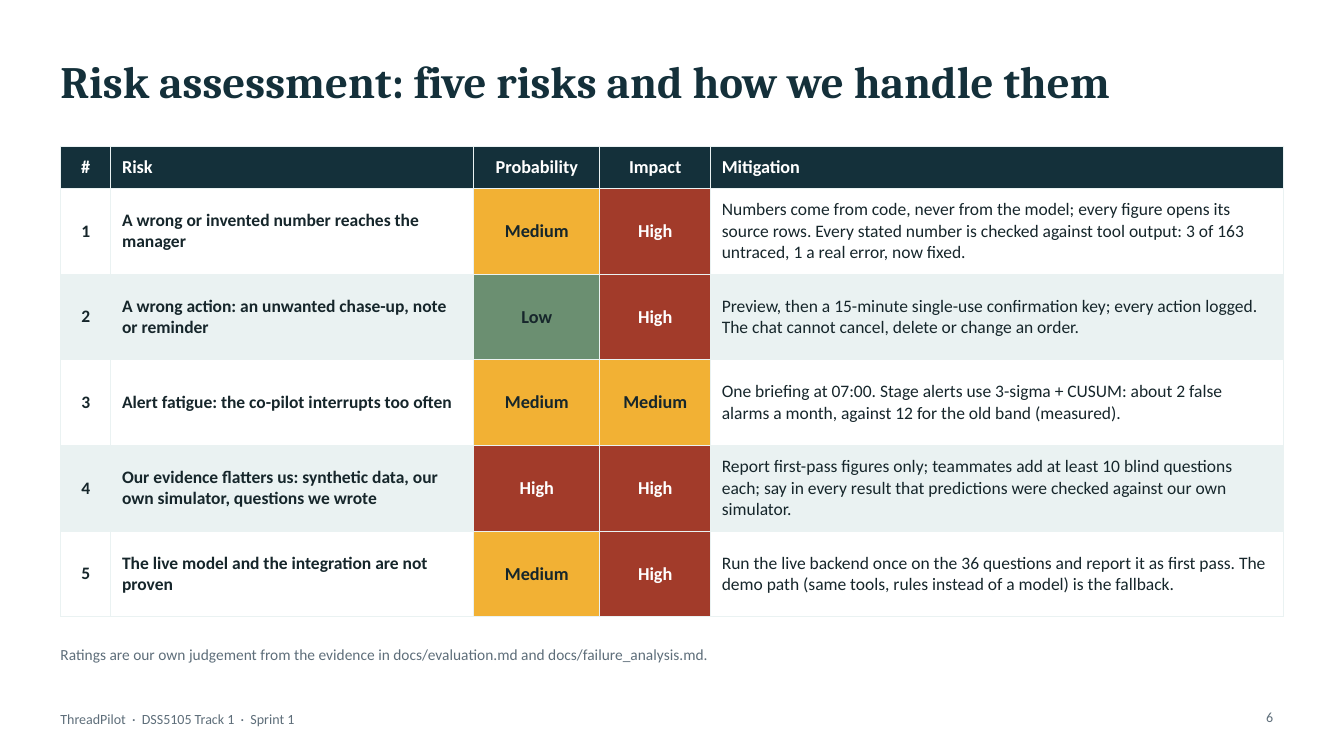
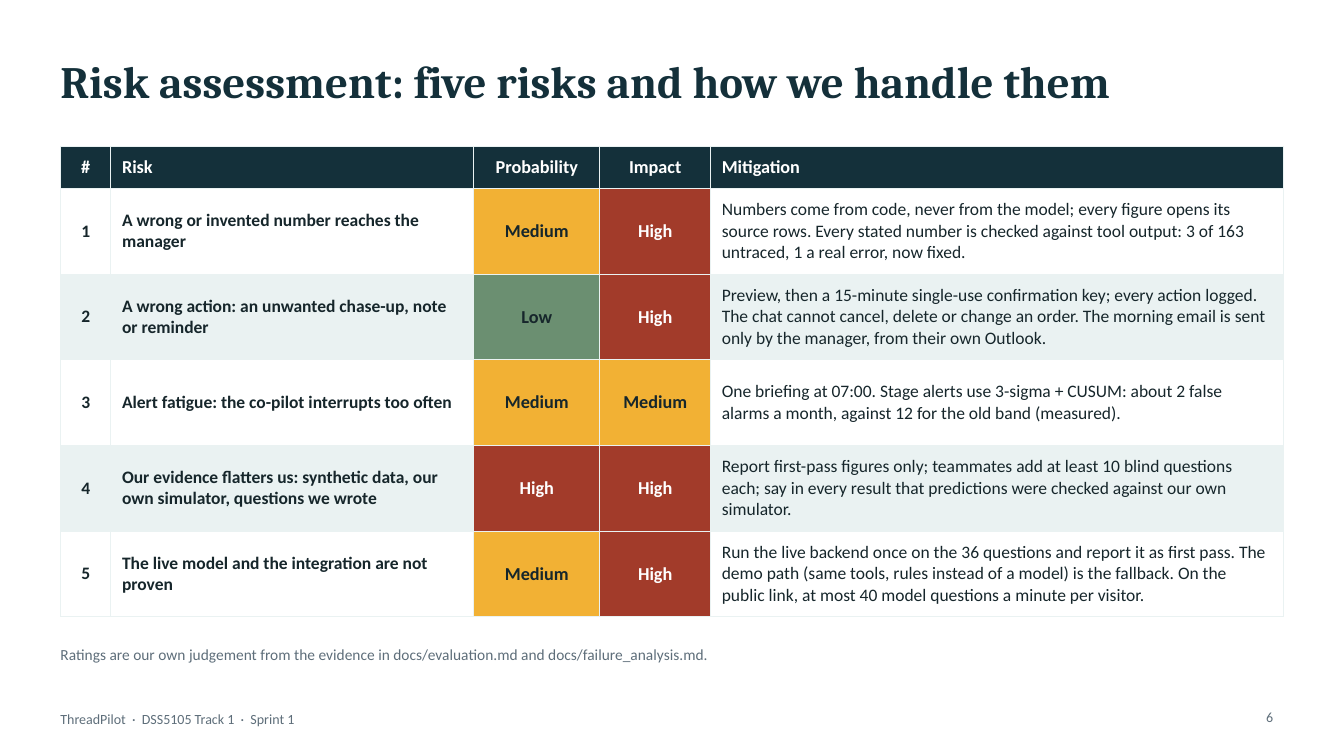
Before and after one commit to footoonming/DSS5105_fork, a slide deck: slide 6 of threadpilot/docs/presentation/Presentation_GroupNN_Sprint1.pptx. Drawn at 1344x756 pixels with LibreOffice and Linux fonts; fonts in the diff are those of the drawing. Boxes give left, top, right and bottom in pixels: in the first picture for what was removed or moved away, otherwise in the second. Text is boxed around its words. In the diff, an @@ line names an element or a change of style, - is before the commit and + after.

```diff
--- a/threadpilot/docs/presentation/Presentation_GroupNN_Sprint1.pptx
+++ b/threadpilot/docs/presentation/Presentation_GroupNN_Sprint1.pptx
@@ table at [60,146,1284,608] @@
-row 3, column 5: Preview, then a 15-minute single-use confirmation key; every action logged. The chat cannot cancel, delete or change an order.
+row 3, column 5: Preview, then a 15-minute single-use confirmation key; every action logged. The chat cannot cancel, delete or change an order. The morning email is sent only by the manager, from their own Outlook.
-row 6, column 5: Run the live backend once on the 36 questions and report it as first pass. The demo path (same tools, rules instead of a model) is the fallback.
+row 6, column 5: Run the live backend once on the 36 questions and report it as first pass. The demo path (same tools, rules instead of a model) is the fallback. On the public link, at most 40 model questions a minute per visitor.
```
Also in this commit, not shown: 3 other slides changed, 1 slide added, 5 other files.
